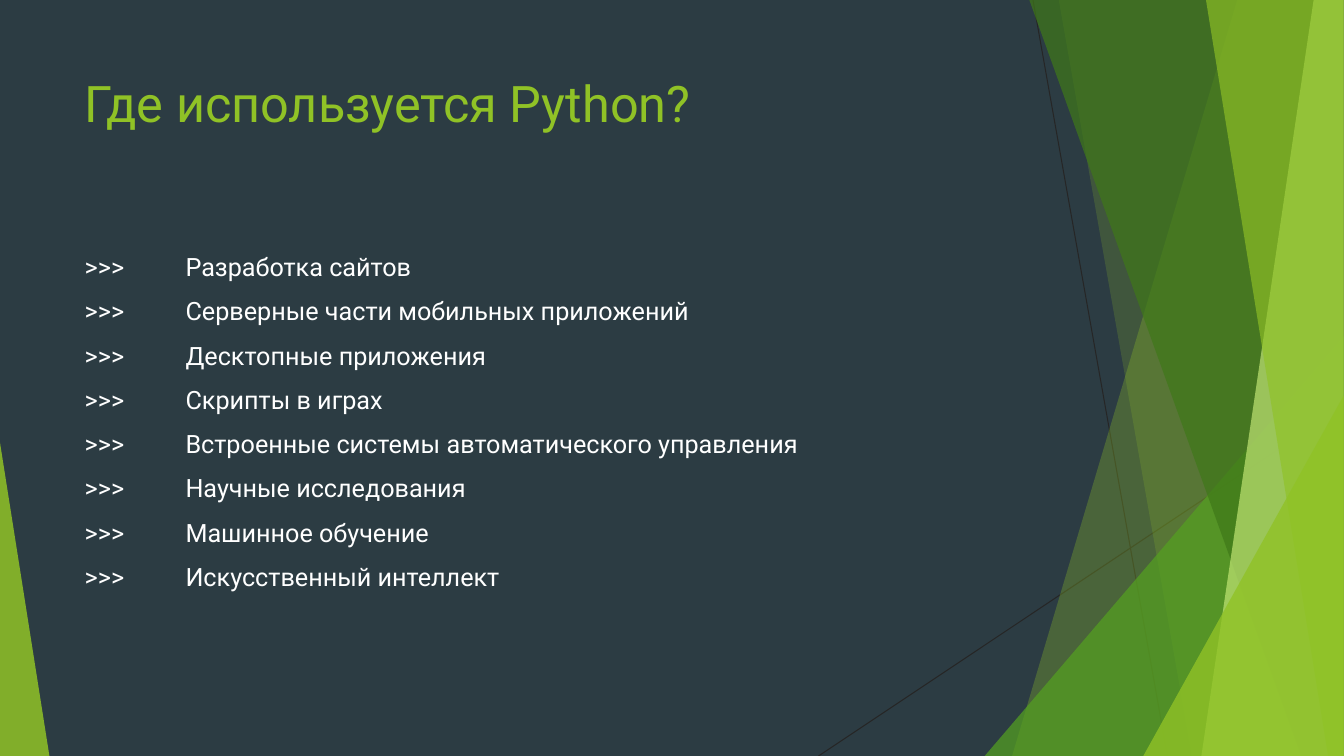
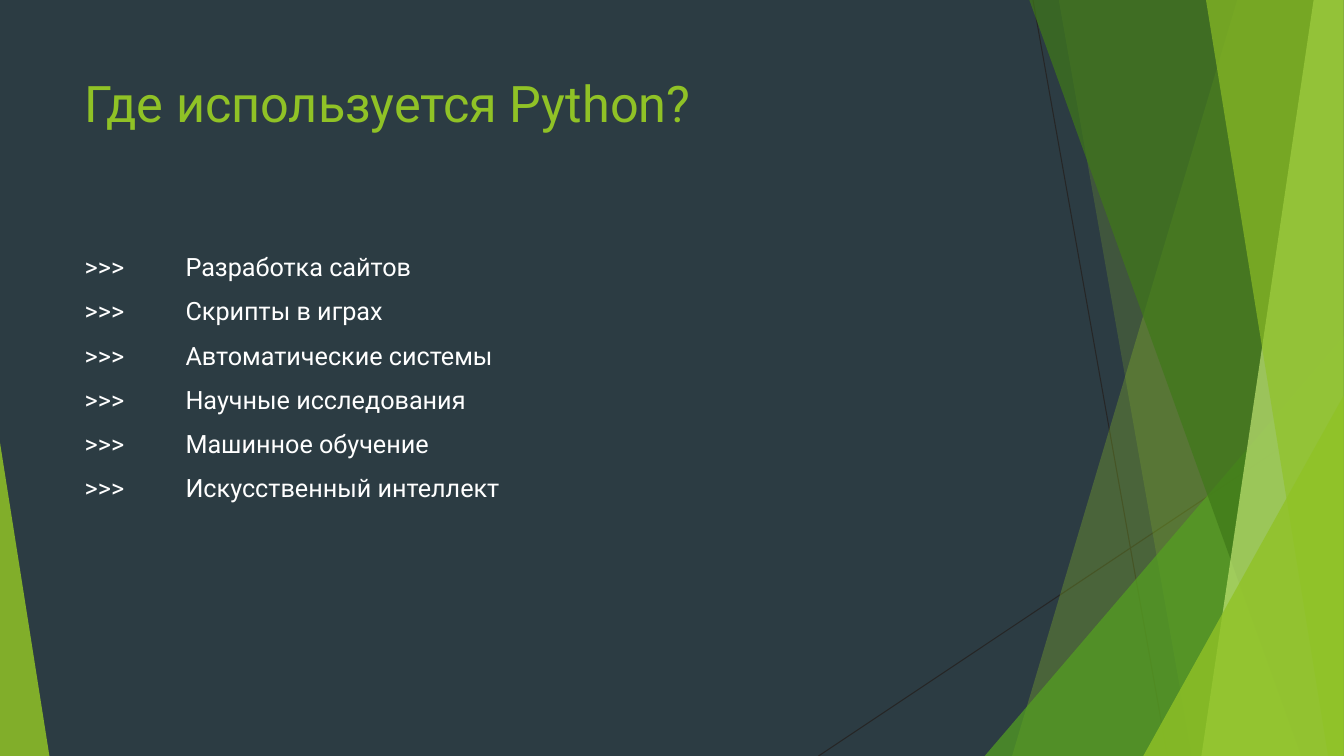
Before and after one commit to Yegor9151/for_corund, a slide deck: slide 9 of python/module 1/presentation/МК по Python.pptx. Drawn at 1344x756 pixels with LibreOffice and Linux fonts; fonts in the diff are those of the drawing. Boxes give left, top, right and bottom in pixels: in the first picture for what was removed or moved away, otherwise in the second. Text is boxed around its words. In the diff, an @@ line names an element or a change of style, - is before the commit and + after.

```diff
--- a/python/module 1/presentation/МК по Python.pptx
+++ b/python/module 1/presentation/МК по Python.pptx
@@ text at <box>186,301,689,370</box>: paragraphs removed @@
->>> Серверные части мобильных приложений
->>> Десктопные приложения
@@ text at <box>186,347,493,366</box>: text changed @@
->>> Встроенные системы автоматического управления
+>>> Автоматические системы
```
Also in this commit, not shown: 7 other slides changed, 14 slides removed.
